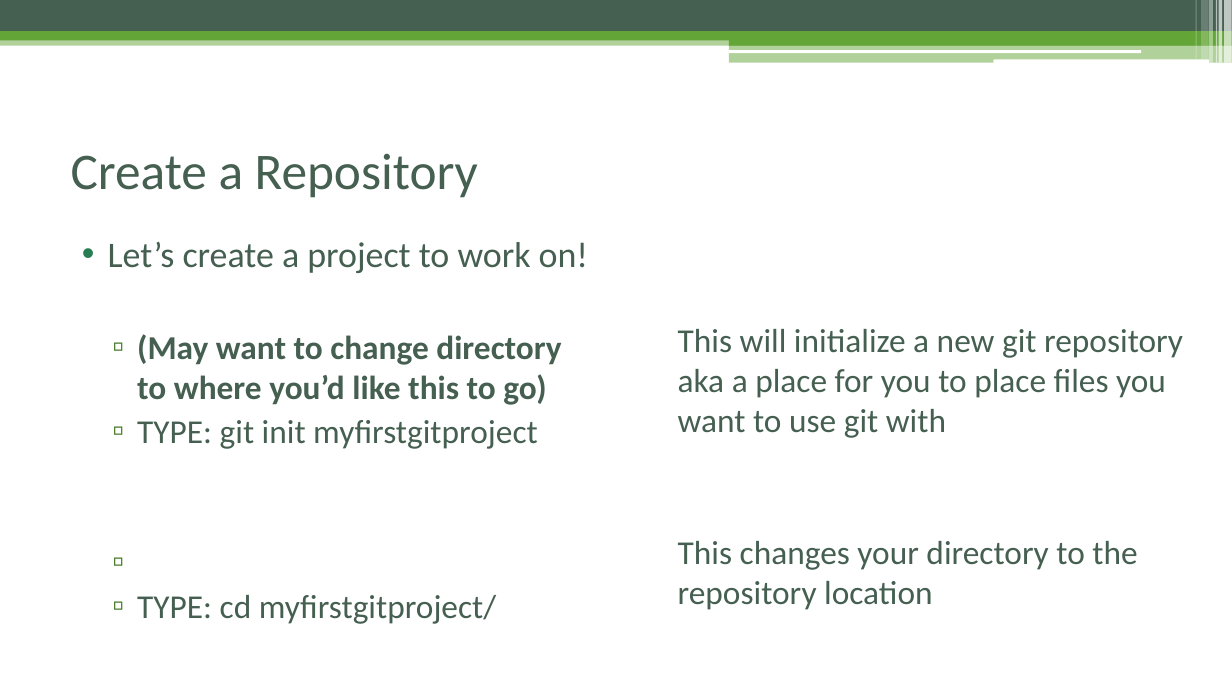
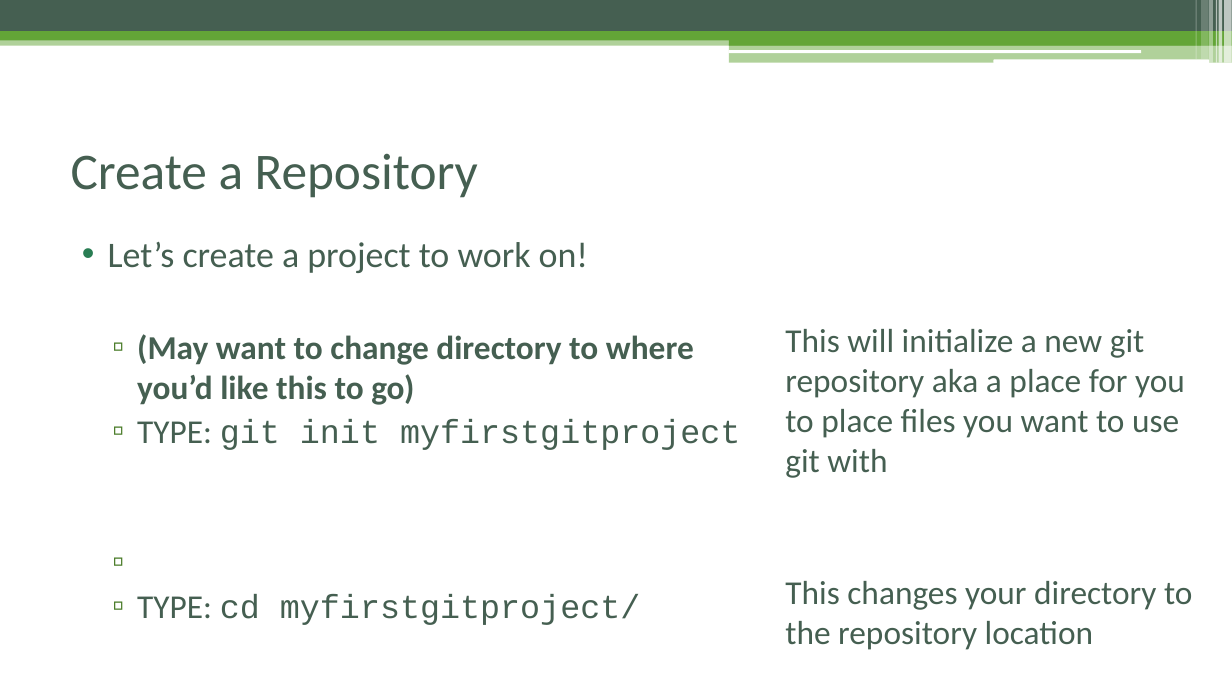
Before and after one commit to domagal9/git-tutorial, a slide deck: slide 11 of git_tutorial.pptx. Drawn at 1232x693 pixels with LibreOffice and Linux fonts; fonts in the diff are those of the drawing. Boxes give left, top, right and bottom in pixels: in the first picture for what was removed or moved away, otherwise in the second. Text is boxed around its words. In the diff, an @@ line names an element or a change of style, - is before the commit and + after.

Commit message:
Font Updates

```diff
--- a/git_tutorial.pptx
+++ b/git_tutorial.pptx
@@ text "This will initialize a new ..." rewrapped from [678,329,1183,610] to [785,329,1192,650] @@
@@ text at [137,419,740,625]: font Calibri to Courier New in "git init myfirstgitproject", "cd myfirstgitproject/" @@
```
Also in this commit, not shown: 9 other slides changed.
